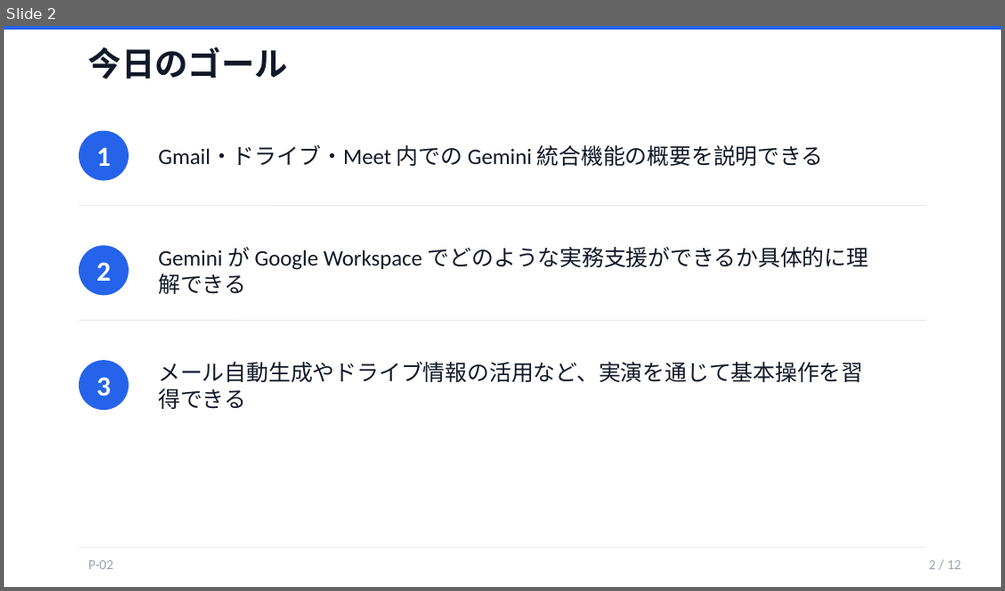
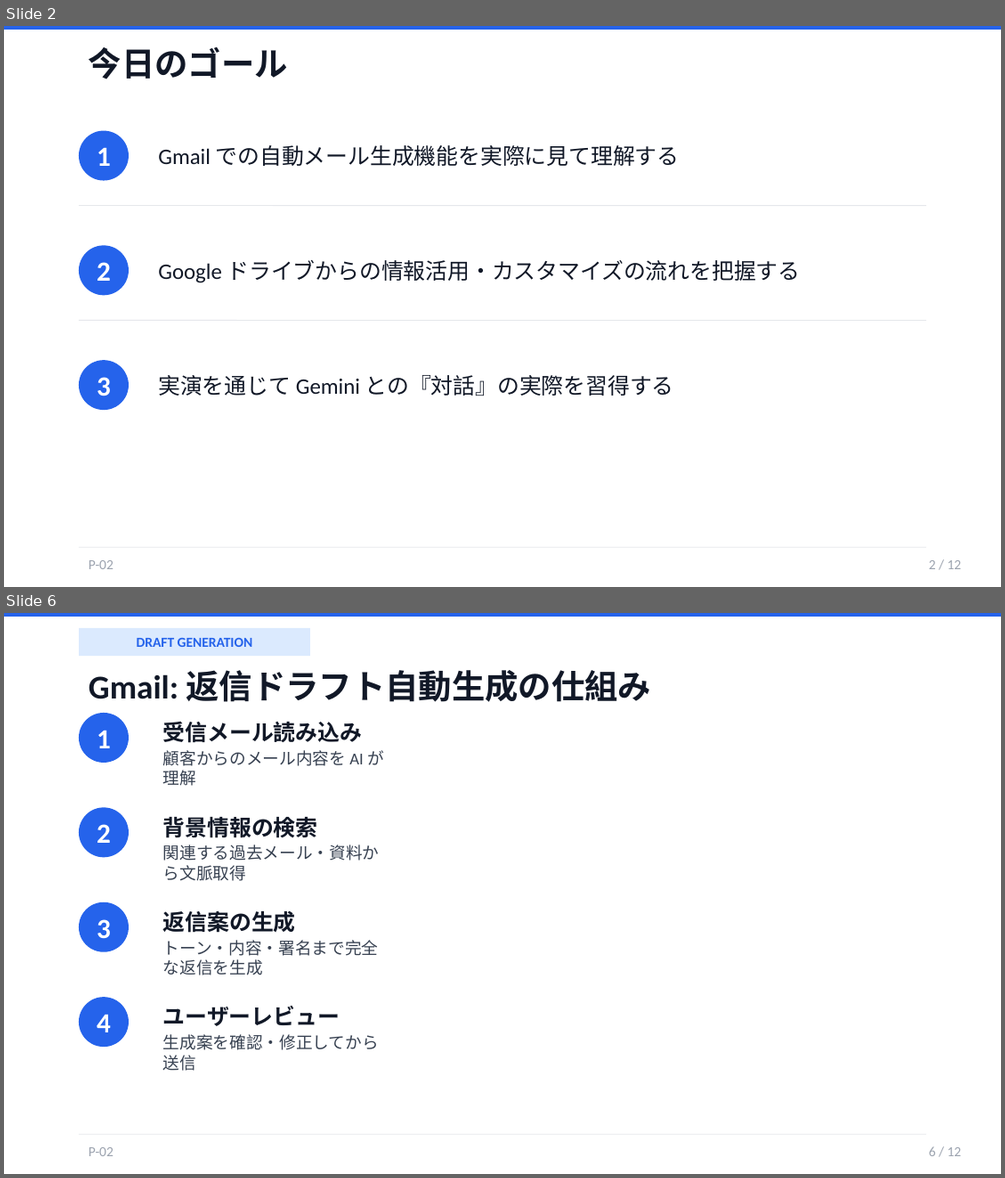
Before and after one commit to kurosaki-yuto/gorilla-knowledge, a slide deck: 黒崎/AI研修一覧/Gemini/P-02_Workspace_統合実演/スライド.pptx. Shown one above the other, each under a label of ours: slide 2 before the commit, slides 2 and 6 after it; the slides between them are not shown. The pictures are 1005x591 and 1005x1178 pixels, drawn with LibreOffice and Linux fonts; fonts in the diff are those of the drawing. Boxes give left, top, right and bottom in pixels: in the first picture for what was removed or moved away, otherwise in the second. Text is boxed around its words. In the diff, an @@ line names an element or a change of style, - is before the commit and + after.

```diff
--- a/黒崎/AI研修一覧/Gemini/P-02_Workspace_統合実演/スライド.pptx
+++ b/黒崎/AI研修一覧/Gemini/P-02_Workspace_統合実演/スライド.pptx
@@ slide 6 added at box(4, 613, 1001, 1174), background #FFFFFF @@
@@ rectangle added at box(4, 613, 1001, 617), fill #2563EB @@
@@ rectangle added at box(79, 628, 310, 656), fill #DBEAFE @@
@@ text added at box(137, 638, 253, 647), 10 pt, text #2563EB, bold @@
+DRAFT GENERATION
@@ text added at box(89, 670, 652, 702), 24 pt, text #111827, bold @@
+Gmail: 返信ドラフト自動生成の仕組み
@@ ellipse added at box(79, 713, 129, 763), fill #2563EB, 20 pt, text #FFFFFF, bold @@
+1
@@ text added at box(163, 722, 362, 743), 16 pt, text #111827, bold @@
+受信メール読み込み
@@ text added at box(163, 750, 384, 786), 12 pt, text #374151 @@
+顧客からのメール内容を AI が理解
@@ ellipse added at box(79, 807, 129, 857), fill #2563EB, 20 pt, text #FFFFFF, bold @@
+2
@@ text added at box(163, 817, 318, 838), 16 pt, text #111827, bold @@
+背景情報の検索
@@ text added at box(163, 844, 379, 881), 12 pt, text #374151 @@
+関連する過去メール・資料から文脈取得
@@ ellipse added at box(79, 902, 129, 952), fill #2563EB, 20 pt, text #FFFFFF, bold @@
+3
@@ text added at box(163, 910, 296, 933), 16 pt, text #111827, bold @@
+返信案の生成
@@ text added at box(163, 940, 378, 975), 12 pt, text #374151 @@
+トーン・内容・署名まで完全な返信を生成
@@ ellipse added at box(79, 997, 129, 1046), fill #2563EB, 20 pt, text #FFFFFF, bold @@
+4
@@ text added at box(163, 1005, 340, 1026), 16 pt, text #111827, bold @@
+ユーザーレビュー
@@ text added at box(163, 1034, 379, 1070), 12 pt, text #374151 @@
+生成案を確認・修正してから送信
@@ line added from (79, 1134) to (926, 1134), #E5E7EB 0.5 pt @@
@@ text added at box(929, 1146, 962, 1156), 10 pt, text #9CA3AF @@
+6 / 12
@@ text added at box(89, 1147, 113, 1156), 10 pt, text #9CA3AF @@
+P-02
@@ slide 2 changed as well @@
@@ text at box(158, 145, 680, 166): text changed @@
-Gmail・ドライブ・Meet 内での Gemini 統合機能の概要を説明できる
+Gmail での自動メール生成機能を実際に見て理解する
@@ text at box(158, 260, 801, 283): text changed @@
-Gemini が Google Workspace でどのような実務支援ができるか具体的に理解できる
+Google ドライブからの情報活用・カスタマイズの流れを把握する
@@ text at box(158, 375, 674, 395): text changed @@
-メール自動生成やドライブ情報の活用など、実演を通じて基本操作を習得できる
+実演を通じて Gemini との『対話』の実際を習得する
```
Also in this commit, not shown: 3 other slides changed, 7 other slides added, 8 slides removed, 11 other files.
